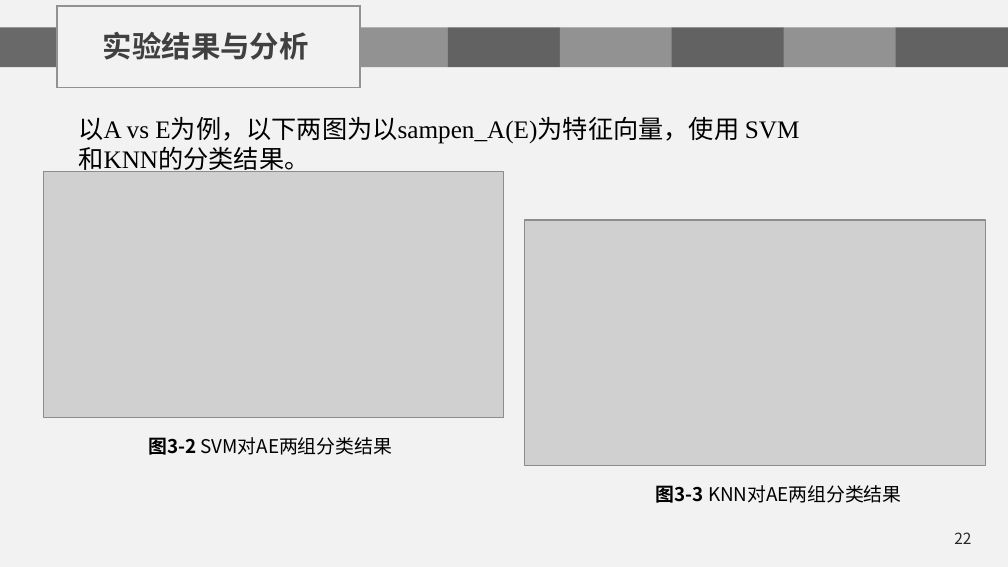
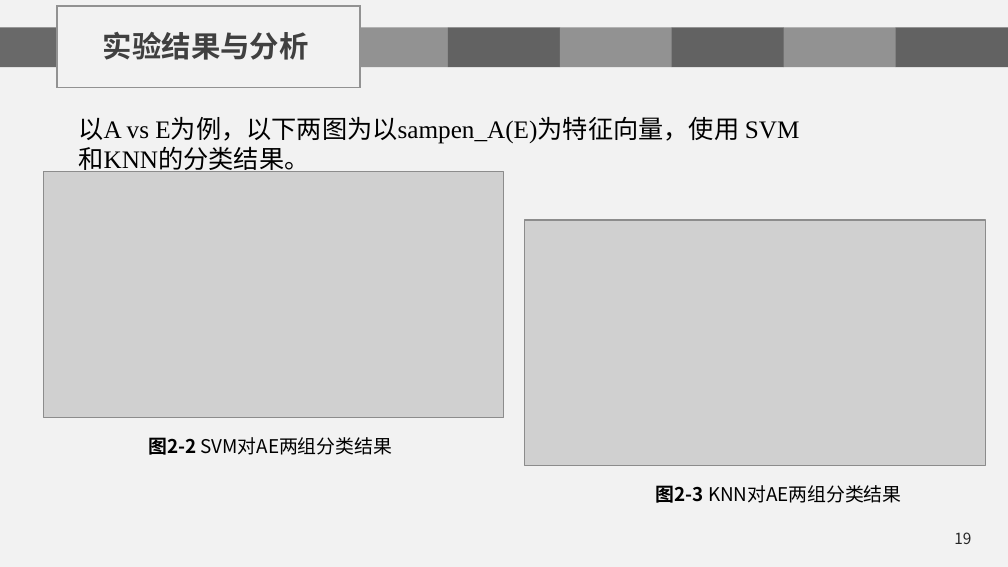
Before and after one commit to chenshuaihua/Graduate, a slide deck: slide 19 of 毕设文件/陈帅华-2016014016-自实1601-中期答辩.pptx (slide 22 before the commit). Drawn at 1008x567 pixels with LibreOffice and Linux fonts; fonts in the diff are those of the drawing; grey boxes stand for pictures; background and template pictures are left out. Boxes give left, top, right and bottom in pixels: in the first picture for what was removed or moved away, otherwise in the second. Text is boxed around its words. In the diff, an @@ line names an element or a change of style, - is before the commit and + after.

```diff
--- a/毕设文件/陈帅华-2016014016-自实1601-中期答辩.pptx
+++ b/毕设文件/陈帅华-2016014016-自实1601-中期答辩.pptx
@@ text at box(148, 437, 393, 455): text changed @@
-图3-2 SVM对AE两组分类结果
+图2-2 SVM对AE两组分类结果
@@ text at box(656, 485, 902, 503): text changed @@
-图3-3 KNN对AE两组分类结果
+图2-3 KNN对AE两组分类结果
@@ page number at box(954, 532, 971, 544): text changed @@
-22
+19
```
Also in this commit, not shown: 24 other slides changed, 2 slides added, 24 slides removed, 1 other file.
